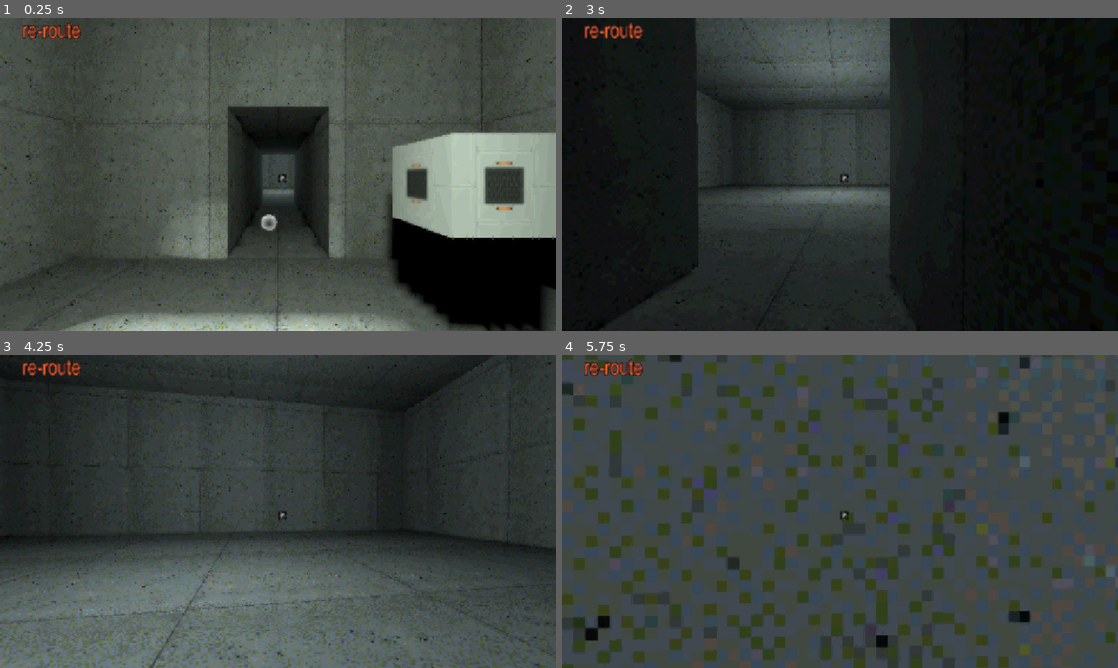
Above: before the commit, frames 1-4 (two rows, left to right).
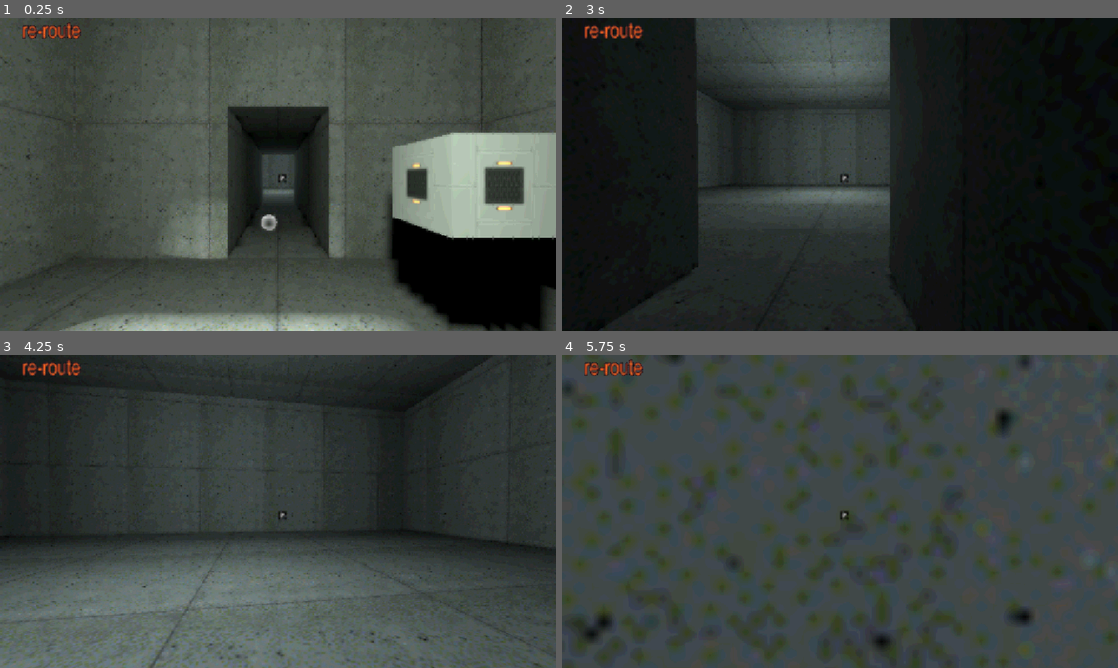
Above: after the commit, the same moments.

Repository: shagower/RE-ROUTE
Game: Godot game, scene res://main.tscn
Same seed, same stepped clock (60 frames per second), same inputs: the game is played once before the commit and once after it.
Inputs (mouse positions are in pixels of both pictures, inside the frame that each line leads up to):
- Up to frame 1 (0.25 s): no input
- Up to frame 2 (3 s): tap Enter at 0.5 s; move the mouse to (867, 174) at 0.52 s; hold W (char_up) from 0.53 s (still down); tap Ctrl (char_crouch) at 0.6 s; tap Space (char_jump) at 0.77, 1.52 s; move the mouse to (812, 174) at 1.27 s; tap Shift (char_sprint) at 1.35 s; move the mouse to (851, 168) at 2.02 s; tap E (interact) at 2.1 s; move the mouse to (834, 180) at 2.77 s; click (834, 180) at 2.85 s
- Up to frame 3 (4.25 s): keep holding W (char_up); tap Space (char_jump) at 3.02, 3.77 s; move the mouse to (316, 514) at 3.52 s; tap Ctrl (char_crouch) at 3.6 s
- Up to frame 4 (5.75 s): keep holding W (char_up); move the mouse to (795, 508) at 4.27 s; tap Shift (char_sprint) at 4.35 s; tap Space (char_jump) at 4.52 s; move the mouse to (845, 511) at 5.02 s; tap E (interact) at 5.1 s

The runs differ from the first frame. In frame 1, 0.3% of the frame differs, in the area x 0-99%, y 2-100%; in frame 2, less than 0.1%; in frame 3, 0.4%; in frame 4, 1.4%, in the area x 0-100%, y 0-100%.

Commit message:
afadf

Diff:
--- a/Assets/Materials/concrete_wall.tres
+++ b/Assets/Materials/concrete_wall.tres
@@ -9,4 +9,4 @@
 uv1_scale = Vector3(0.25, 0.25, 0.25)
 uv1_triplanar = true
 uv2_triplanar = true
-texture_filter = 0
+texture_filter = 1
--- a/Assets/Materials/cube.tres
+++ b/Assets/Materials/cube.tres
@@ -1,8 +1,12 @@
 [gd_resource type="StandardMaterial3D" format=3 uid="uid://d1tr4kebtbug0"]
 
 [ext_resource type="Texture2D" uid="uid://stgmife8aeuf" path="res://Assets/Asset Textures/Material Tetxures/storagecube.png" id="1_bl2k5"]
+[ext_resource type="Texture2D" uid="uid://c4xnk45duilms" path="res://Assets/Asset Textures/Material Tetxures/storagecubeemissiont.png" id="2_o1e03"]
 
 [resource]
 albedo_texture = ExtResource("1_bl2k5")
+emission_enabled = true
+emission_energy_multiplier = 2.4
+emission_texture = ExtResource("2_o1e03")
 uv1_offset = Vector3(0.5, 0.5, 0.5)
 uv1_triplanar = true
Binary file added: Assets/Asset Textures/Material Tetxures/storagecubeemissiont.png
Not shown, added: Assets/Asset Textures/Material Tetxures/storagecubeemissiont.png.import
